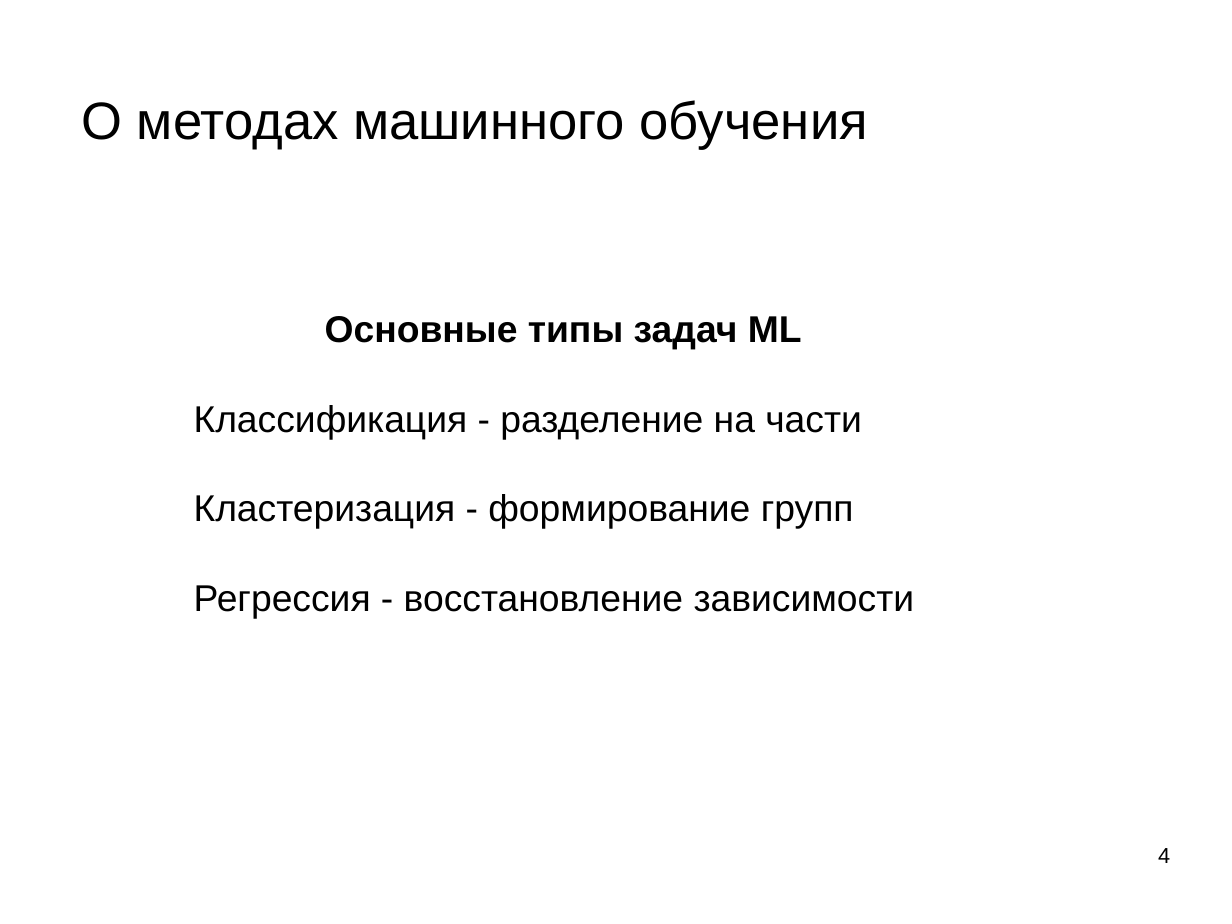
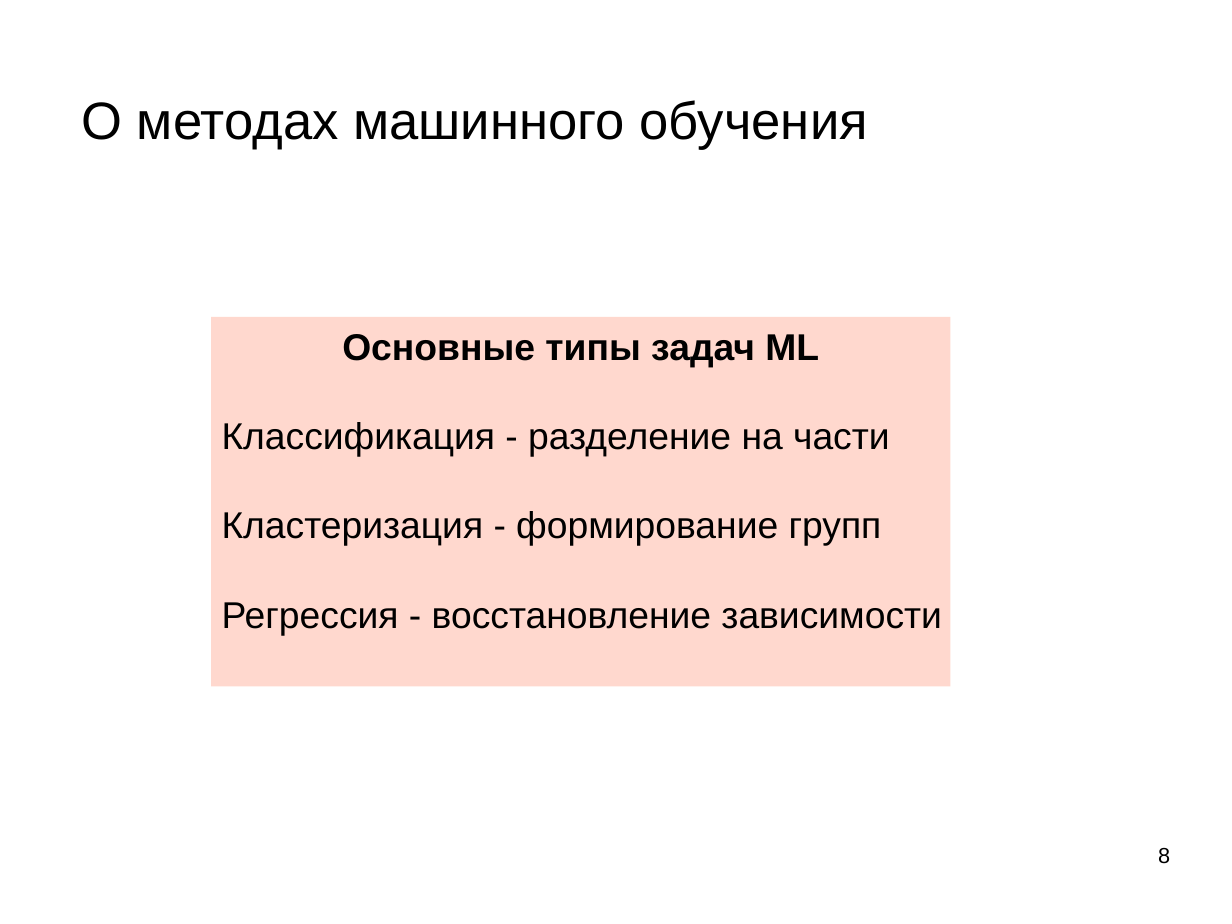
Before and after one commit to mechanoid5/ml_lectorium_2026_I, a slide deck: slide 8 of 03-ml-basic.odp (slide 4 before the commit). Drawn at 1232x924 pixels with LibreOffice and Linux fonts; fonts in the diff are those of the drawing; background and template pictures are left out. Boxes give left, top, right and bottom in pixels: in the first picture for what was removed or moved away, otherwise in the second. Text is boxed around its words. In the diff, an @@ line names an element or a change of style, - is before the commit and + after.

```diff
--- a/03-ml-basic.odp
+++ b/03-ml-basic.odp
@@ subtitle "Основные типы задач ML": place and size @@
-subtitle "Основные типы задач ML" at (194,316,915,618)
+subtitle "Основные типы задач ML" at (211,316,950,686)
@@ subtitle "Основные типы задач ML" at (211,316,950,686): fill none to #FFD8CE @@
@@ page number at (1158,848,1170,864): text changed @@
-4
+8
```
Also in this commit, not shown: 3 other slides changed, 4 slides added, 4 other files.
